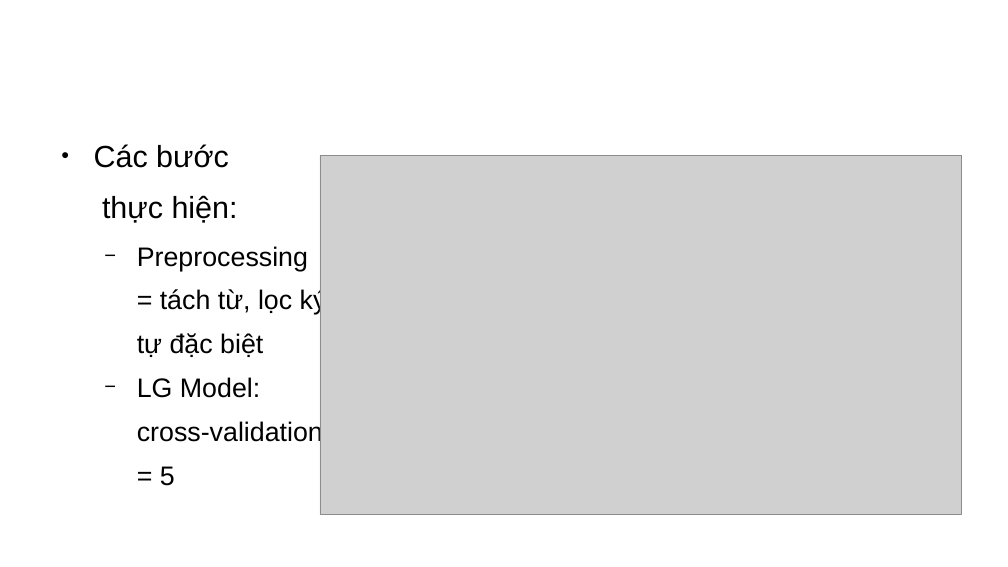
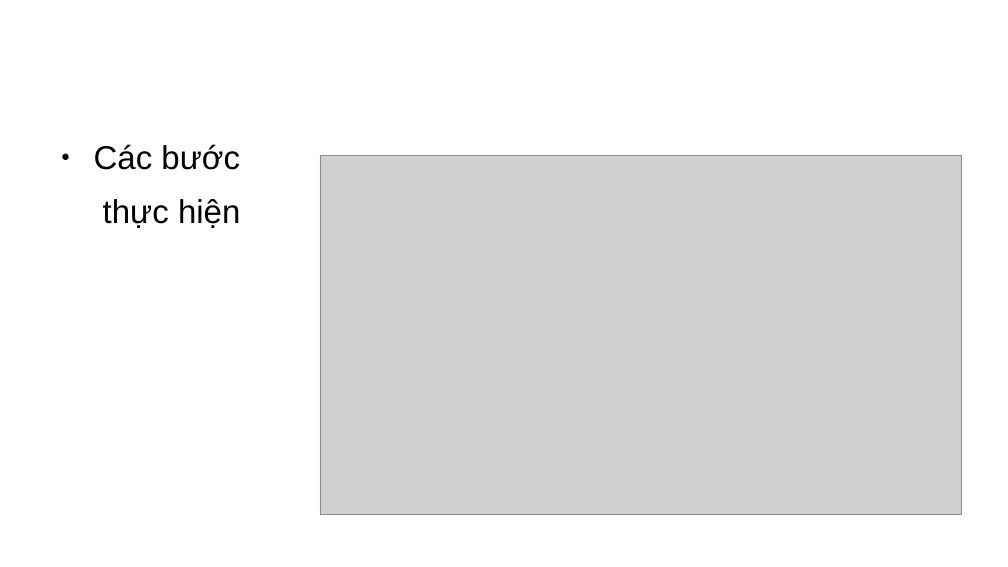
Before and after one commit to Neil-Do/HUS-NLP, a slide deck: slide 22 of Slide.odp. Drawn at 1008x567 pixels with LibreOffice and Linux fonts; fonts in the diff are those of the drawing; grey boxes stand for pictures; background and template pictures are left out. Boxes give left, top, right and bottom in pixels: in the first picture for what was removed or moved away, otherwise in the second. Text is boxed around its words. In the diff, an @@ line names an element or a change of style, - is before the commit and + after.

```diff
--- a/Slide.odp
+++ b/Slide.odp
@@ text at box(94, 144, 240, 170): size 24.1 to 26 pt in "Các bước" @@
@@ text at box(103, 199, 240, 228): text changed; size 21.1 to 26 pt @@
-thực hiện:
-  − Preprocessing
-  = tách từ, lọc ký
-  tự đặc biệt
-  − LG Model:
-  cross-validation
-  = 5
+thực hiện
```
Also in this commit, not shown: 2 other slides changed, 10 other files.
